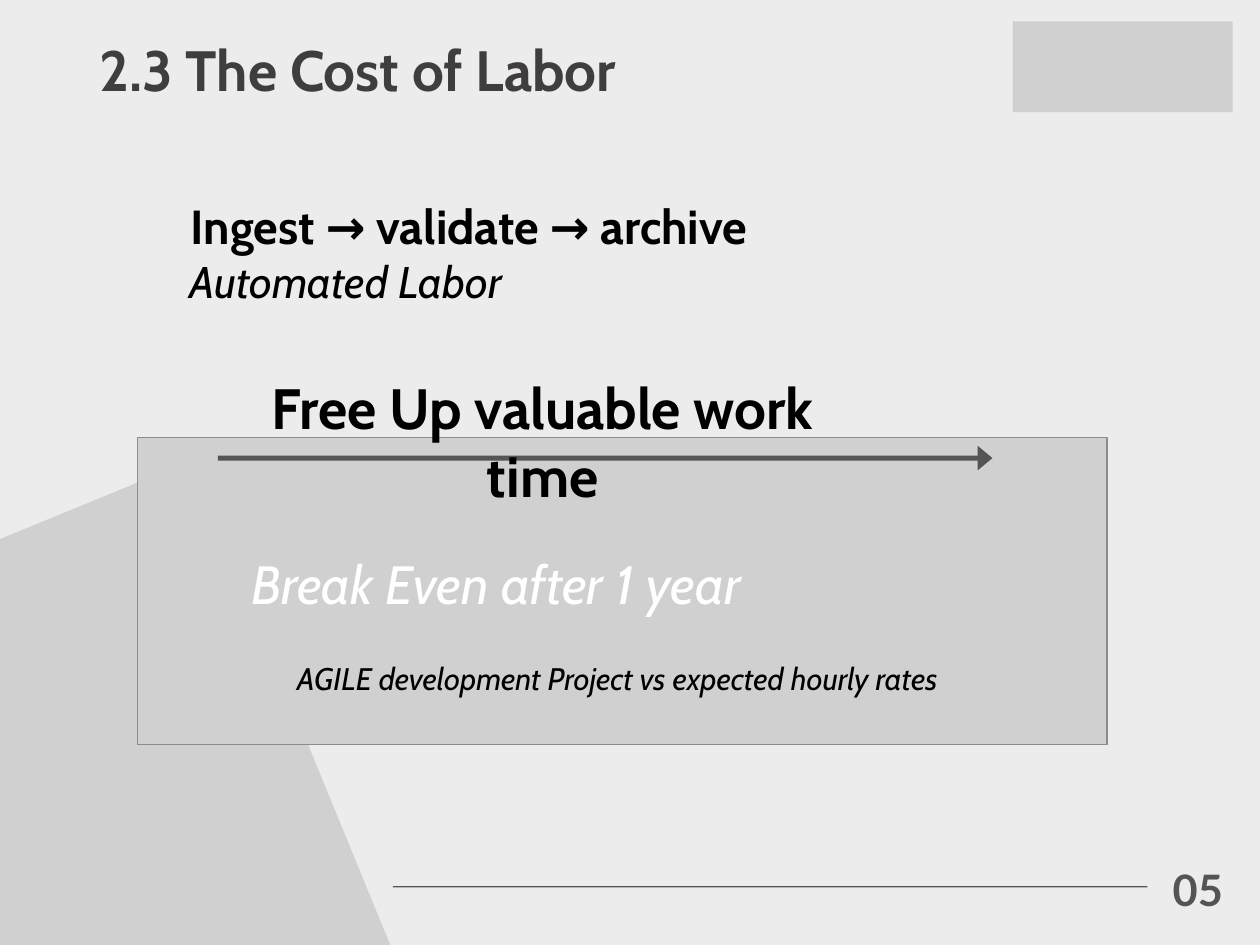
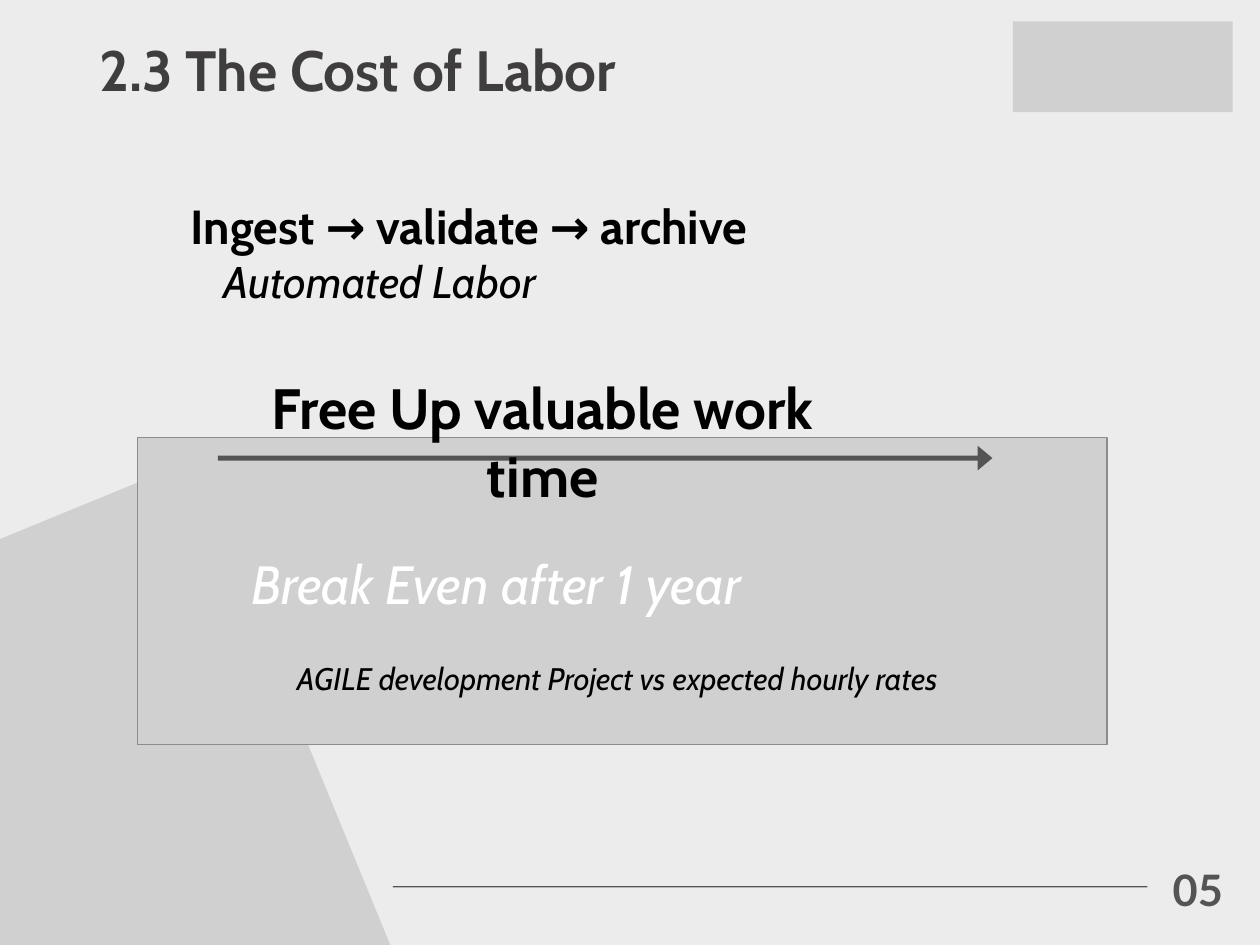
Before and after one commit to pollo60/-ISAAI-Automatic-Report-Documentation, a slide deck: slide 7 of presentations/Project Presentation/praesi ai 2906.pptx.pptx. Drawn at 1260x945 pixels with LibreOffice and Linux fonts; fonts in the diff are those of the drawing; grey boxes stand for pictures. Boxes give left, top, right and bottom in pixels: in the first picture for what was removed or moved away, otherwise in the second. Text is boxed around its words. In the diff, an @@ line names an element or a change of style, - is before the commit and + after.

```diff
--- a/presentations/Project Presentation/praesi ai 2906.pptx.pptx
+++ b/presentations/Project Presentation/praesi ai 2906.pptx.pptx
@@ text "Automated Labor": place and size @@
-text "Automated Labor" at [190, 264, 501, 299]
+text "Automated Labor" at [224, 264, 536, 299]
```
Also in this commit, not shown: 1 other slide changed, 3 other files.
